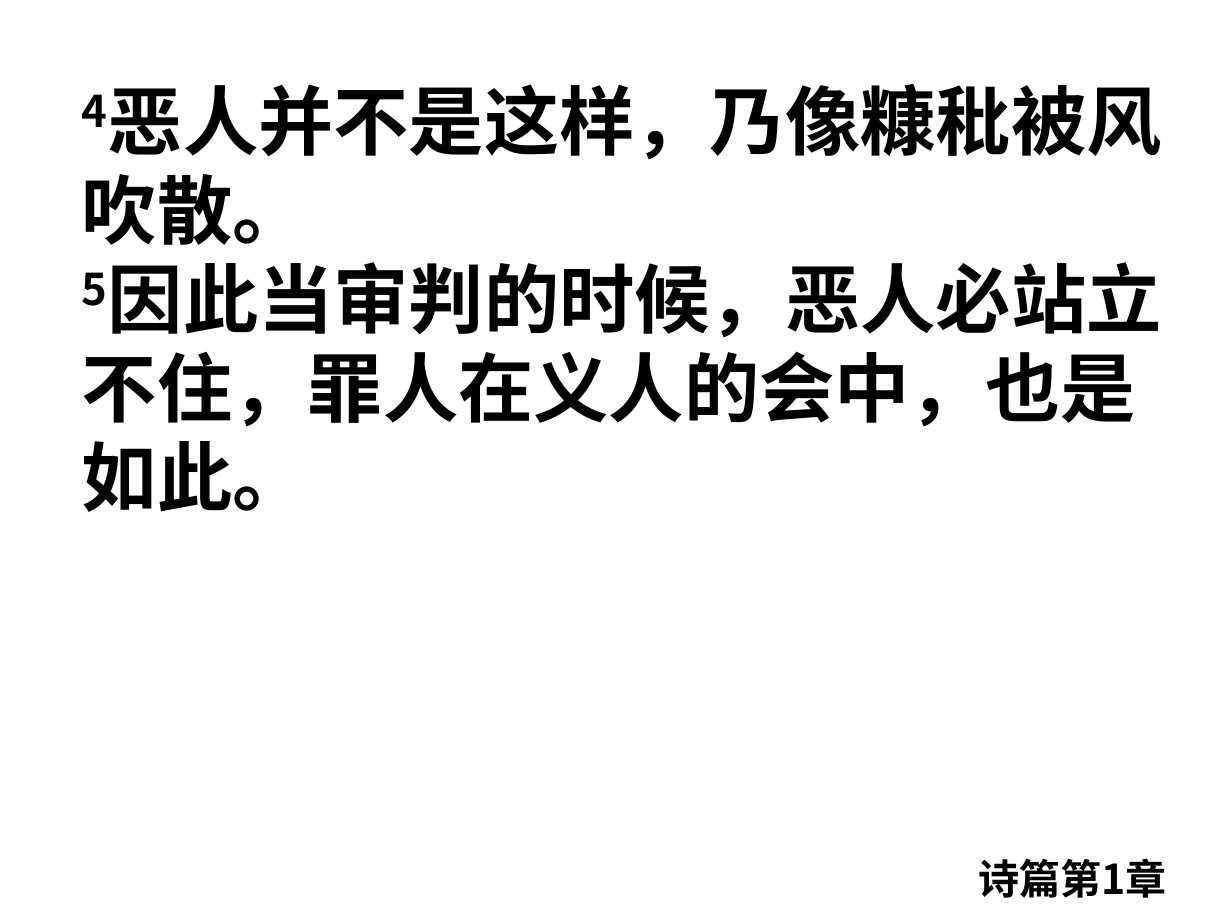
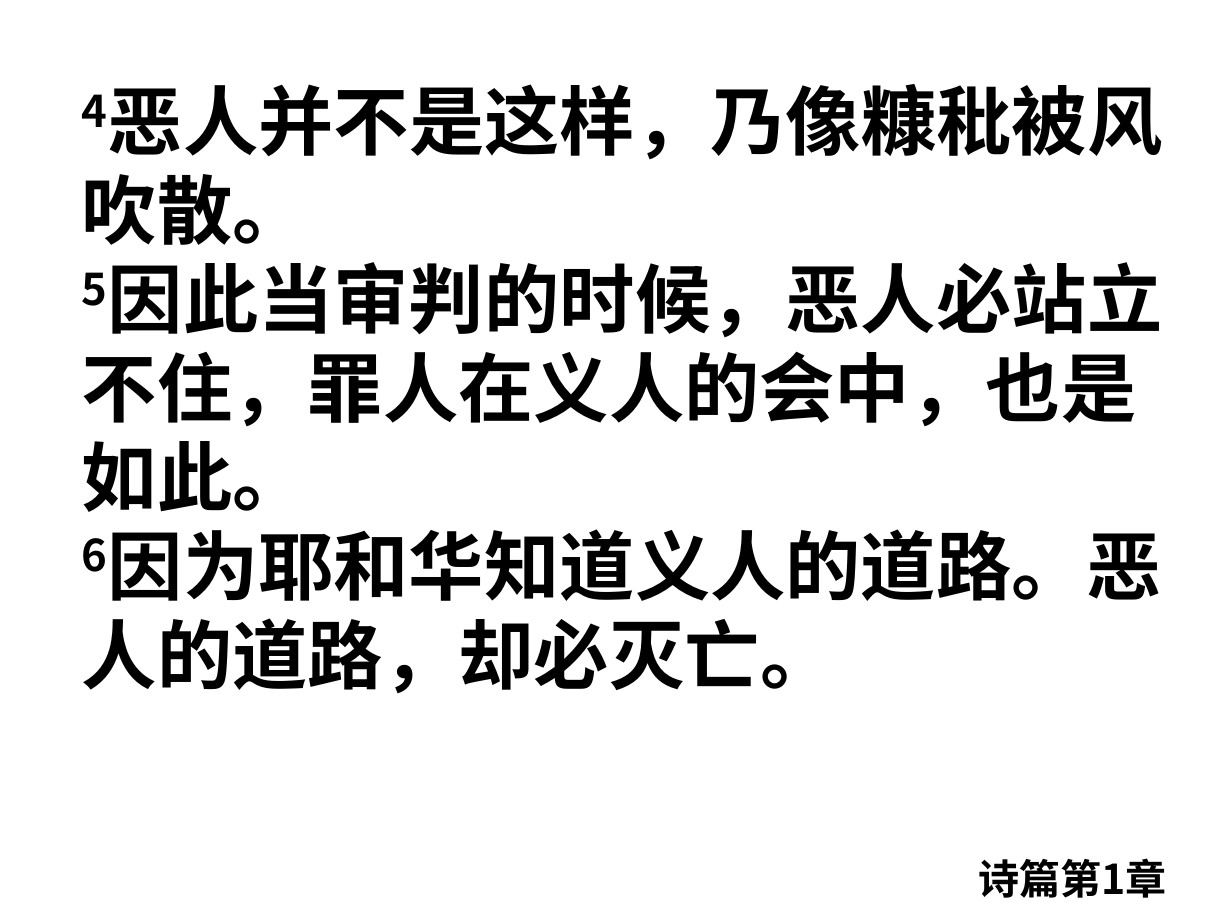
Before and after one commit to jackey-qiu/pyworship, a slide deck: slide 22 of 2023-08-16.pptx. Drawn at 1232x924 pixels with LibreOffice and Linux fonts; fonts in the diff are those of the drawing. Boxes give left, top, right and bottom in pixels: in the first picture for what was removed or moved away, otherwise in the second. Text is boxed around its words. In the diff, an @@ line names an element or a change of style, - is before the commit and + after.

```diff
--- a/2023-08-16.pptx
+++ b/2023-08-16.pptx
@@ text at [82, 529, 1162, 693]: paragraph added @@
+6因为耶和华知道义人的道路。恶人的道路，却必灭亡。
```
Also in this commit, not shown: 7 other slides changed, 14 other files.
